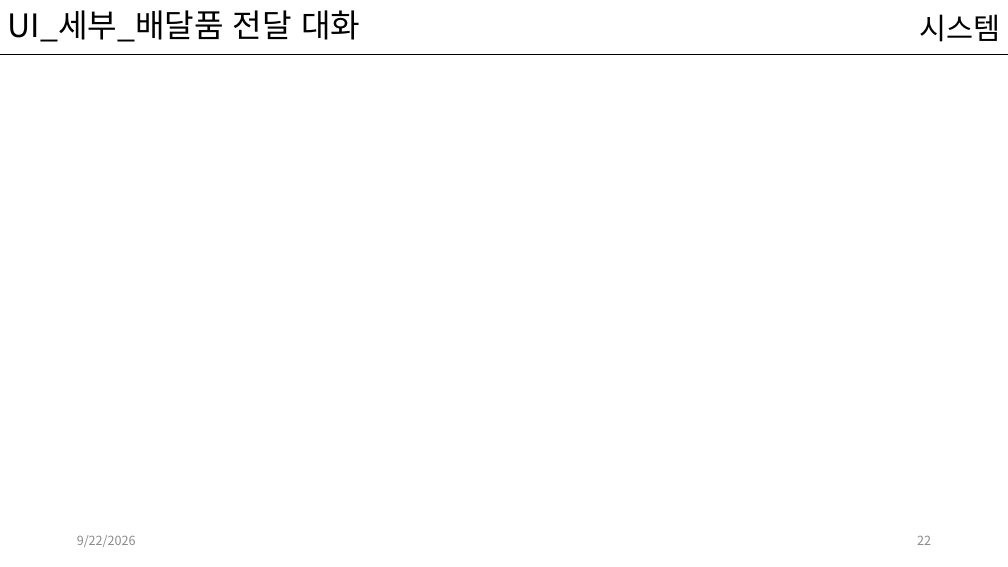
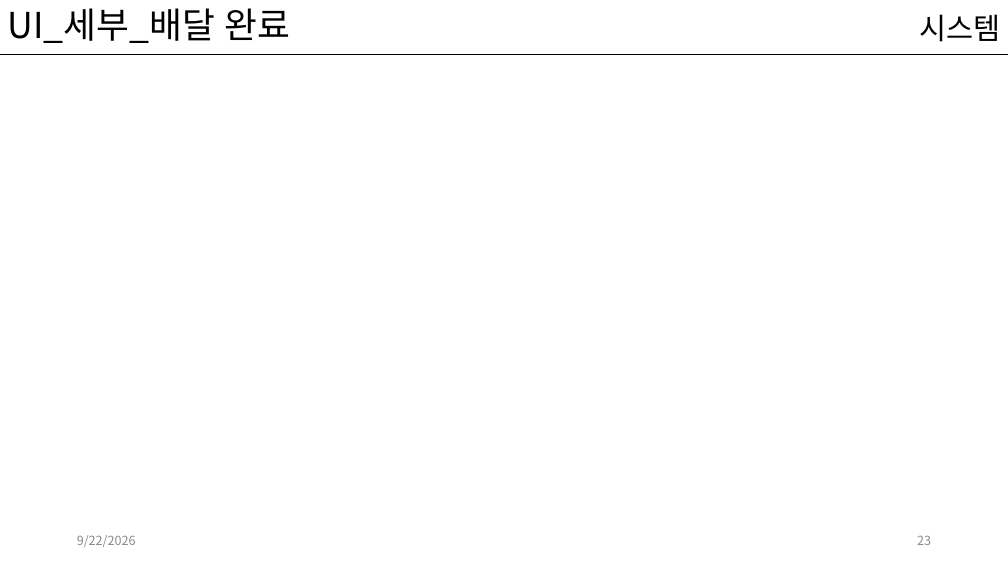
Before and after one commit to kwakyerin/2026_Graduation_Project, a slide deck: slide 23 of documents/HyunahKwon/design/designing/배트와 달트_기획서.pptx (slide 22 before the commit). Drawn at 1008x567 pixels with LibreOffice and Linux fonts; fonts in the diff are those of the drawing. Boxes give left, top, right and bottom in pixels: in the first picture for what was removed or moved away, otherwise in the second. Text is boxed around its words. In the diff, an @@ line names an element or a change of style, - is before the commit and + after.

Commit message:
배달품 전달UI

```diff
--- a/documents/HyunahKwon/design/designing/배트와 달트_기획서.pptx
+++ b/documents/HyunahKwon/design/designing/배트와 달트_기획서.pptx
@@ title at [8,8,291,43]: text changed; size 30.6 to 34 pt @@
-UI_세부_배달품 전달 대화
+UI_세부_배달 완료
@@ page number at [917,536,931,545]: text changed @@
-22
+23
```
Also in this commit, not shown: 1 other slide changed, 1 slide added.
